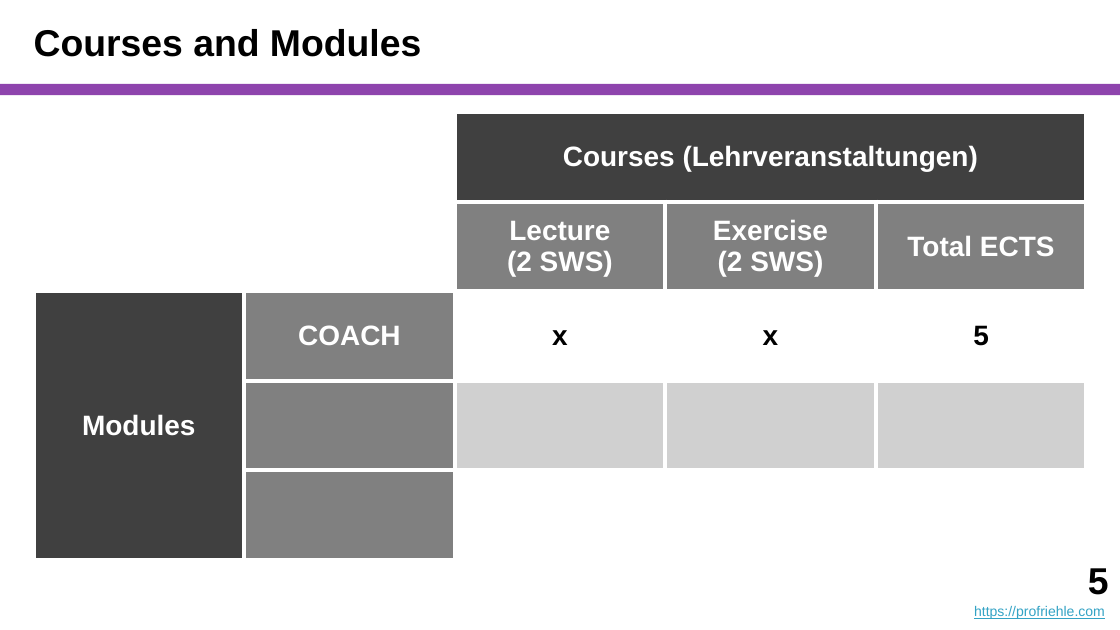
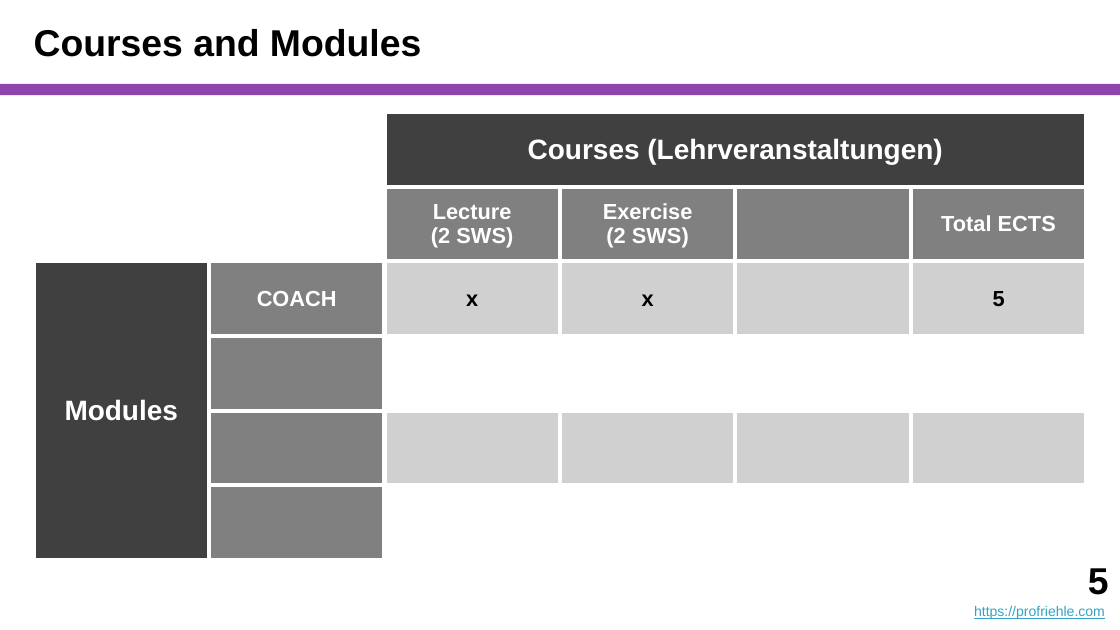
Before and after one commit to dirkriehle/coach-course, a slide deck: slide 5 of Lecture Slides/COACH A01 - Introduction.pptx. Drawn at 1120x630 pixels with LibreOffice and Linux fonts; fonts in the diff are those of the drawing. Boxes give left, top, right and bottom in pixels: in the first picture for what was removed or moved away, otherwise in the second. Text is boxed around its words. In the diff, an @@ line names an element or a change of style, - is before the commit and + after.

Commit message:
After session 1 of COACH #6 (summer 2024)

```diff
--- a/Lecture Slides/COACH A01 - Introduction.pptx
+++ b/Lecture Slides/COACH A01 - Introduction.pptx
@@ table at box(34, 112, 1089, 479) @@
- |  | Courses (Lehrveranstaltungen) |  | 
- |  | Lecture (2 SWS) | Exercise (2 SWS) | Total ECTS
-Modules | COACH | x | x | 5
- |  |  |  | 
- |  |  |  | 
+ |  | Courses (Lehrveranstaltungen) |  |  | 
+ |  | Lecture / (2 SWS) | Exercise / (2 SWS) |  | Total ECTS
+Modules | COACH | x | x |  | 5
+ |  |  |  |  | 
+ |  |  |  |  | 
+ |  |  |  |  | 
```
Also in this commit, not shown: 5 other slides changed, 1 slide added, 3 other files.
